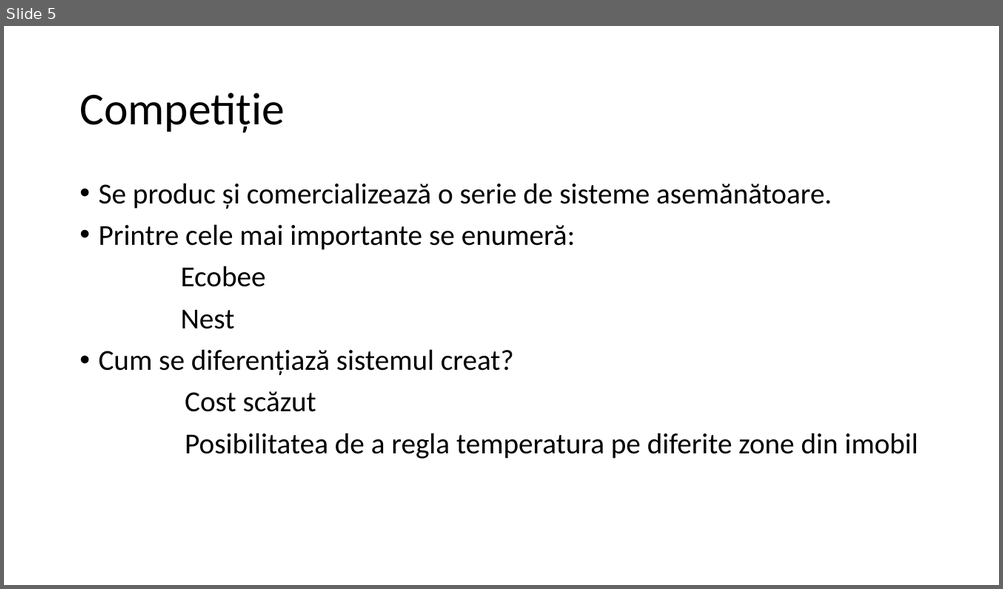
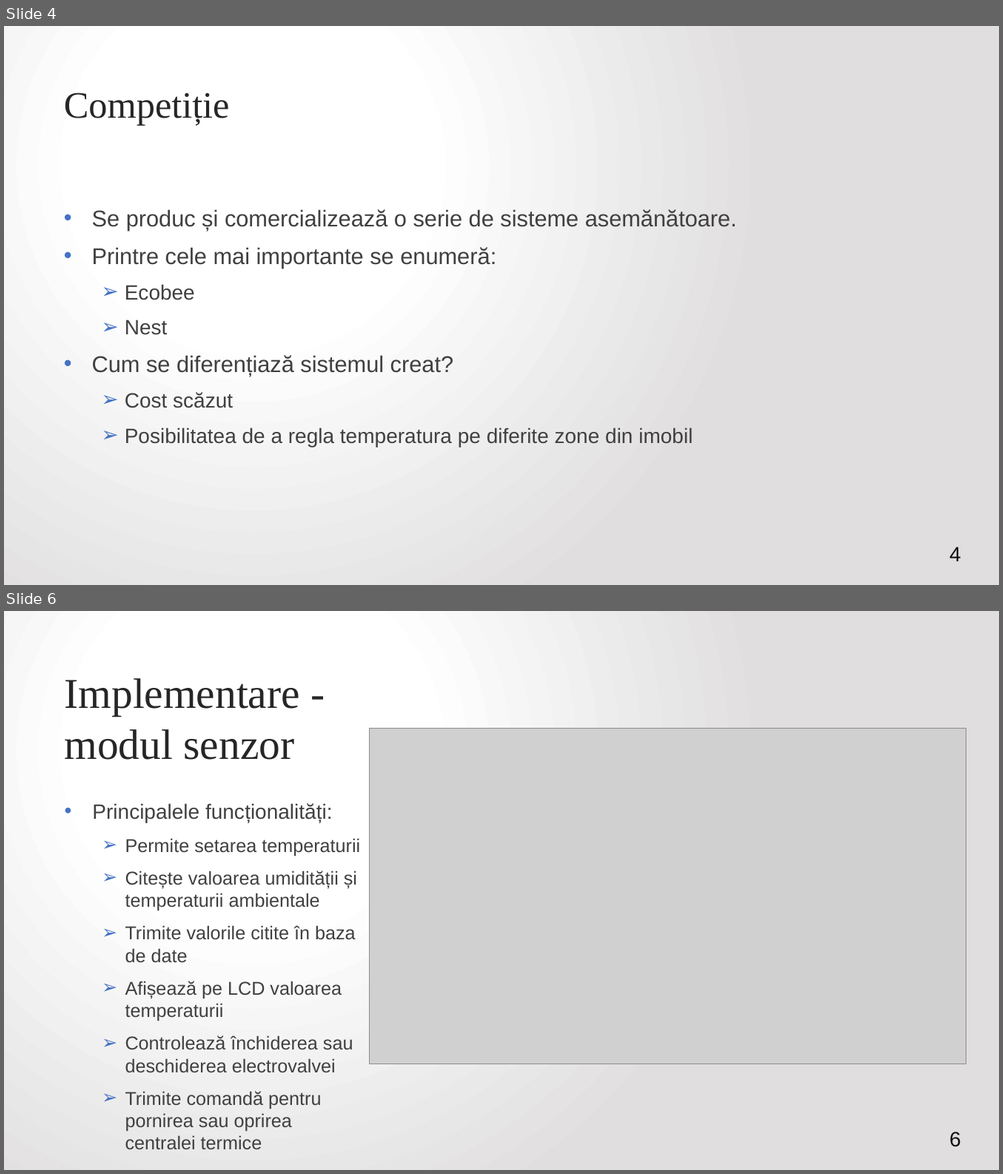
Before and after one commit to VitomirDragan/TemperatureManagement-IOT-, a slide deck: Prezentare/Termostat inteligent controlat printr-o aplicație web.pptx. Shown one above the other, each under a label of ours: slide 5 before the commit, slides 4 and 6 after it; the slides between them are not shown. The pictures are 1003x589 and 1003x1174 pixels, drawn with LibreOffice and Linux fonts; fonts in the diff are those of the drawing; grey boxes stand for pictures. Boxes give left, top, right and bottom in pixels: in the first picture for what was removed or moved away, otherwise in the second. Text is boxed around its words. In the diff, an @@ line names an element or a change of style, - is before the commit and + after.

```diff
--- a/Prezentare/Termostat inteligent controlat printr-o aplicație web.pptx
+++ b/Prezentare/Termostat inteligent controlat printr-o aplicație web.pptx
@@ slide 6 added at (4, 611, 999, 1170), background gradient #FFFFFF to #E1DFDF @@
@@ title added at (65, 678, 300, 760), 41 pt, text #262626 @@
+Implementare - modul senzor
@@ picture added at (369, 729, 966, 1065) @@
@@ text added at (92, 803, 360, 1132), 18 pt, text #404040 @@
+• Principalele funcționalități:
+  ➢ Permite setarea temperaturii
+  ➢ Citește valoarea umidității și temperaturii ambientale
+  ➢ Trimite valorile citite în baza de date
+  ➢ Afișează pe LCD valoarea temperaturii
+  ➢ Controlează închiderea sau deschiderea electrovalvei
+  ➢ Trimite comandă pentru pornirea sau oprirea centralei termice
@@ page number added at (949, 1132, 961, 1147), 20 pt, text #0D0D0D @@
+6
@@ what was slide 5 is now slide 4 @@
@@ slide 4 changed as well @@
@@ background #FFFFFF to gradient #FFFFFF to #E1DFDF @@
@@ title "Competiție": place and size @@
-title "Competiție" at (79, 93, 284, 133)
+title "Competiție" at (64, 93, 230, 125)
@@ title "Competiție" at (64, 93, 230, 125): size 44 to 36 pt, font Calibri to Times New Roman, text colour #000000 to #262626; line spacing 0.9 to 1; vertical alignment middle to top @@
@@ text "Se produc și comercializează o ...": place and size @@
-text "Se produc și comercializează o ..." at (99, 183, 918, 459)
+text "Se produc și comercializează o ..." at (92, 210, 737, 447)
@@ text "Se produc și comercializează o ..." at (92, 210, 737, 447): size 28 to 22 pt in "Se produc și comercializează o serie de ...", "Printre cele mai importante se enumeră:", "Cum se diferențiază sistemul creat?"; font Calibri to Arial, text colour #000000 to #404040; size 28 to 20 pt in "Ecobee", "Nest", "Cost scăzut", "Posibilitatea de a regla temperatura pe diferite ..."; alignment left to justified; indent changed; line spacing 0.9 to 1; bullet none to ➢; list level 1 to 2 in "Ecobee"; list level 1 to 2 in "Nest"; list level 1 to 2 in "Cost scăzut"; list level 1 to 2 in "Posibilitatea de a regla temperatura ..." @@
@@ page number added at (949, 547, 961, 562), 20 pt, text #0D0D0D @@
+4
```
Also in this commit, not shown: 3 other slides changed, 7 other slides added, 3 slides removed, 8 other files.
